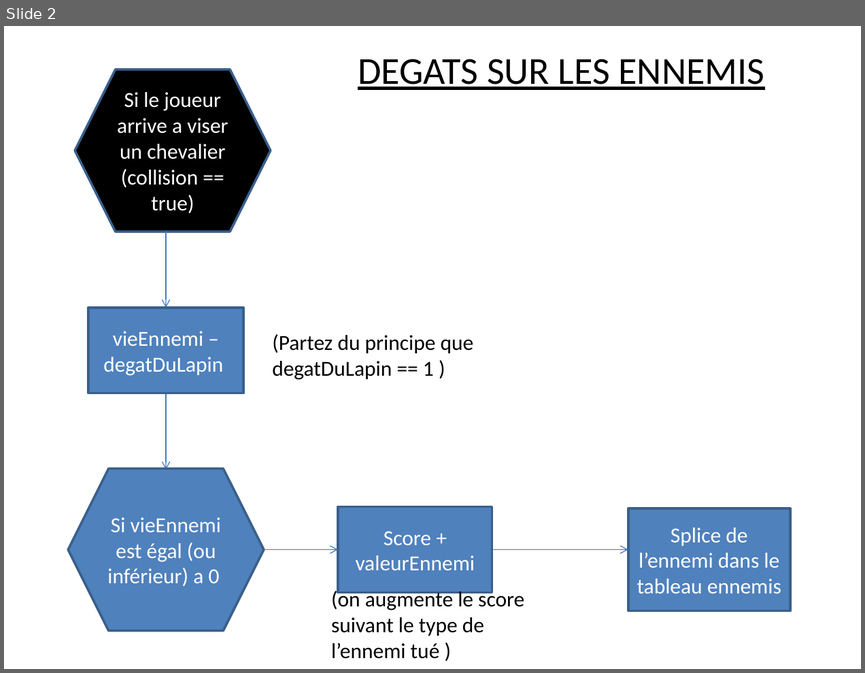
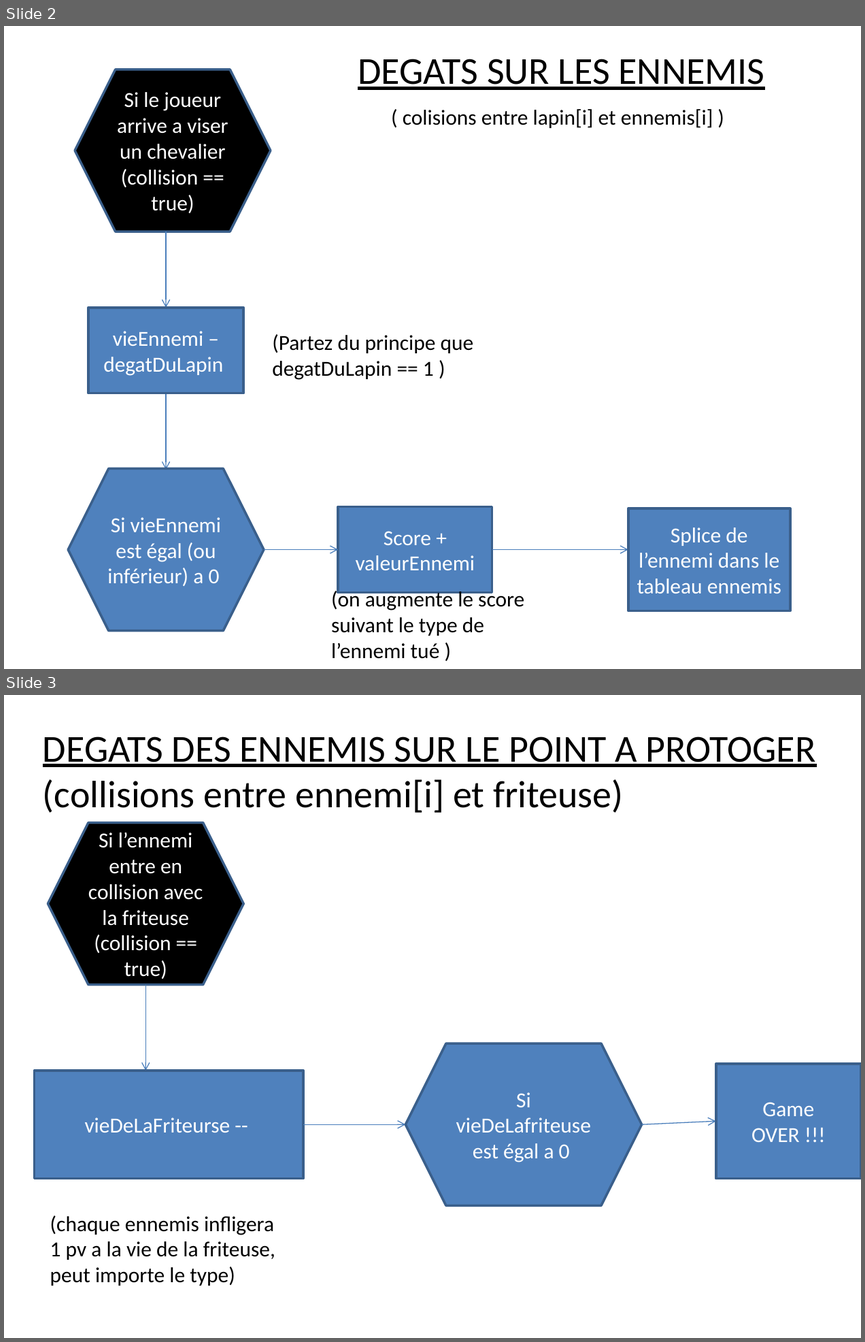
Before and after one commit to Sparox/BBQ_Game_Jam, a slide deck: Docs/game flow et regles a suivre.pptx. Shown one above the other, each under a label of ours: slide 2 before the commit, slides 2 and 3 after it. The pictures are 865x673 and 865x1342 pixels, drawn with LibreOffice and Linux fonts; fonts in the diff are those of the drawing. Boxes give left, top, right and bottom in pixels: in the first picture for what was removed or moved away, otherwise in the second. Text is boxed around its words. In the diff, an @@ line names an element or a change of style, - is before the commit and + after.

```diff
--- a/Docs/game flow et regles a suivre.pptx
+++ b/Docs/game flow et regles a suivre.pptx
@@ slide 3 added at (x1=4, y1=695, x2=861, y2=1338), background #FFFFFF @@
@@ text added at (x1=43, y1=736, x2=815, y2=813), 32 pt, text #000000 @@
+DEGATS DES ENNEMIS SUR LE POINT A PROTOGER
+(collisions entre ennemi[i] et friteuse)
@@ hexagon added at (x1=48, y1=823, x2=243, y2=985), fill #000000, outline #3A5F8C 2 pt, 18 pt, text #FFFFFF @@
+Si l’ennemi entre en collision avec la friteuse
+(collision == true)
@@ arrow added from (145, 985) to (145, 1070), #4B7EBC 0.75 pt @@
@@ hexagon added at (x1=406, y1=1043, x2=643, y2=1205), fill #4F81BD, outline #3A5F8C 2 pt, 18 pt, text #FFFFFF @@
+Si vieDeLafriteuse est égal a 0
@@ rectangle added at (x1=34, y1=1070, x2=303, y2=1178), fill #4F81BD, outline #3A5F8C 2 pt, 18 pt, text #FFFFFF @@
+vieDeLaFriteurse --
@@ rectangle added at (x1=716, y1=1064, x2=861, y2=1178), fill #4F81BD, outline #3A5F8C 2 pt, 18 pt, text #FFFFFF @@
+Game OVER !!!
@@ arrow added from (641, 1124) to (716, 1121), #4B7EBC 0.75 pt @@
@@ arrow added from (303, 1124) to (406, 1124), #4B7EBC 0.75 pt @@
@@ text added at (x1=50, y1=1215, x2=275, y2=1285), 18 pt, text #000000 @@
+(chaque ennemis infligera 1 pv a la vie de la friteuse, peut importe le type)
@@ slide 2 changed as well @@
@@ text added at (x1=402, y1=109, x2=713, y2=128), 18 pt, text #000000 @@
+( colisions entre lapin[i] et ennemis[i] )
```
Also in this commit, not shown: 1 other slide changed, 1 other slide added, 1 slide removed.
